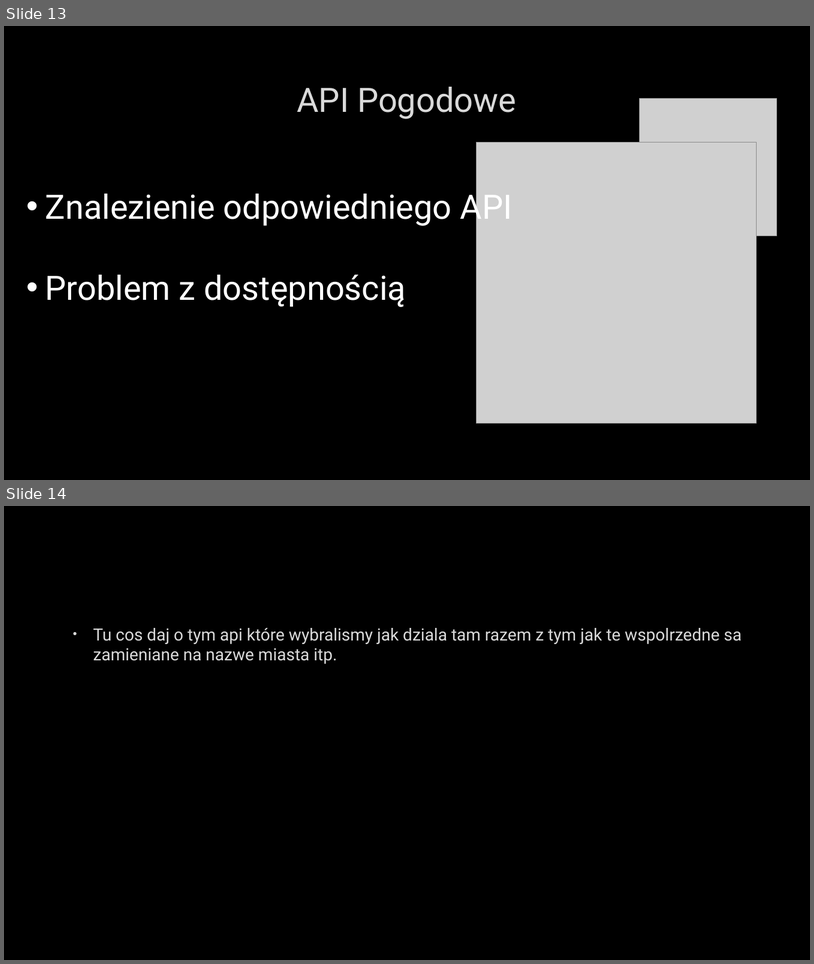
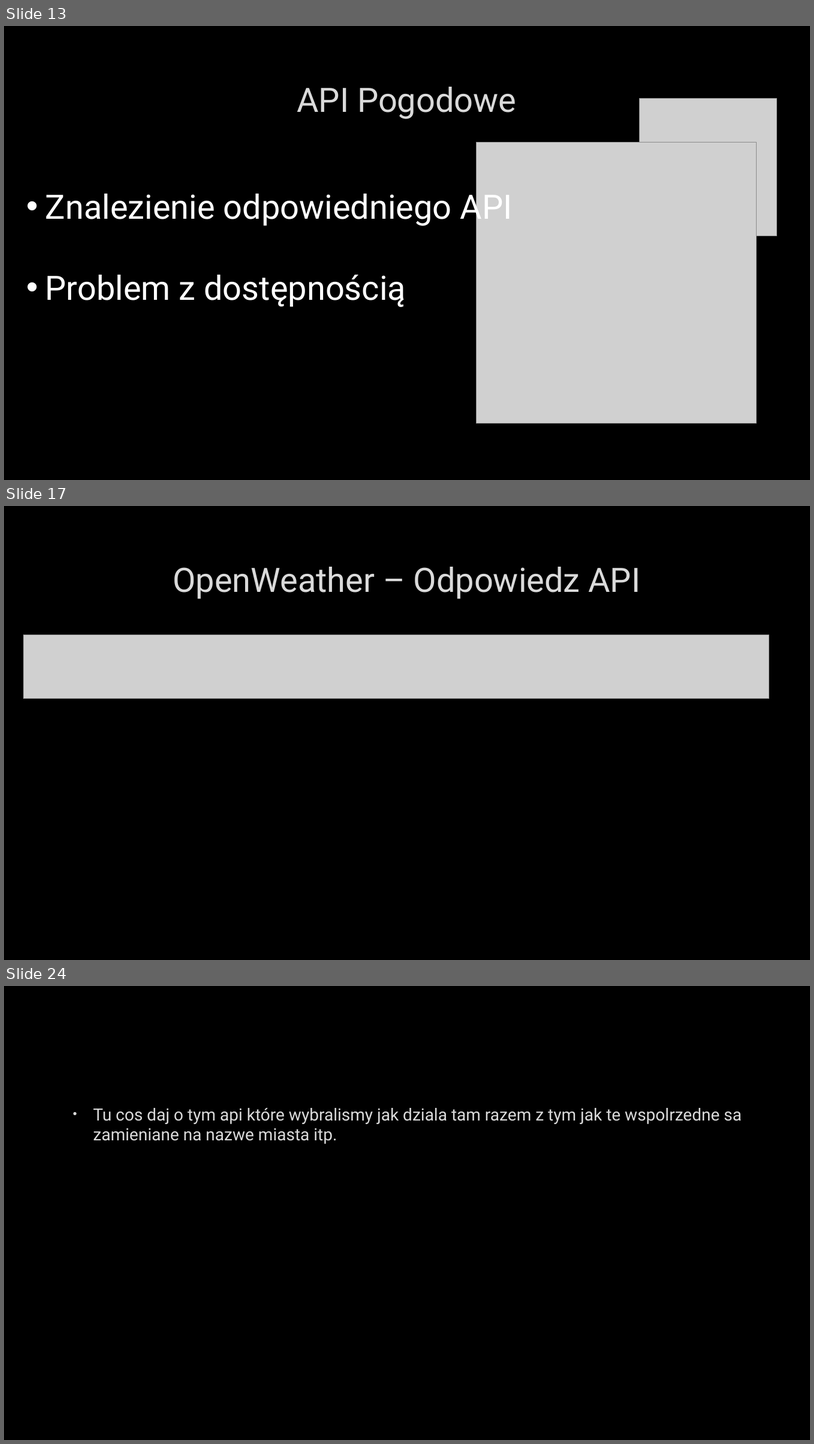
Before and after one commit to Luckownia/WeatherForecastApp, a slide deck: Aplikacja pogodowa na Androida.pptx. Shown one above the other, each under a label of ours: slides 13 and 14 before the commit, slides 13, 17 and 24 after it; the slides between them are not shown. The pictures are 814x964 and 814x1444 pixels, drawn with LibreOffice and Linux fonts; fonts in the diff are those of the drawing; grey boxes stand for pictures; background and template pictures are left out. Boxes give left, top, right and bottom in pixels: in the first picture for what was removed or moved away, otherwise in the second. Text is boxed around its words. In the diff, an @@ line names an element or a change of style, - is before the commit and + after.

```diff
--- a/Aplikacja pogodowa na Androida.pptx
+++ b/Aplikacja pogodowa na Androida.pptx
@@ slide 17 added at (4,506,810,960), background picture (left out) @@
@@ title added at (173,567,641,599), 40 pt, text #DADADA @@
+OpenWeather – Odpowiedz API
@@ picture added at (23,635,770,699) @@
@@ what was slide 14 is now slide 24 @@
```
Also in this commit, not shown: 9 other slides added.
